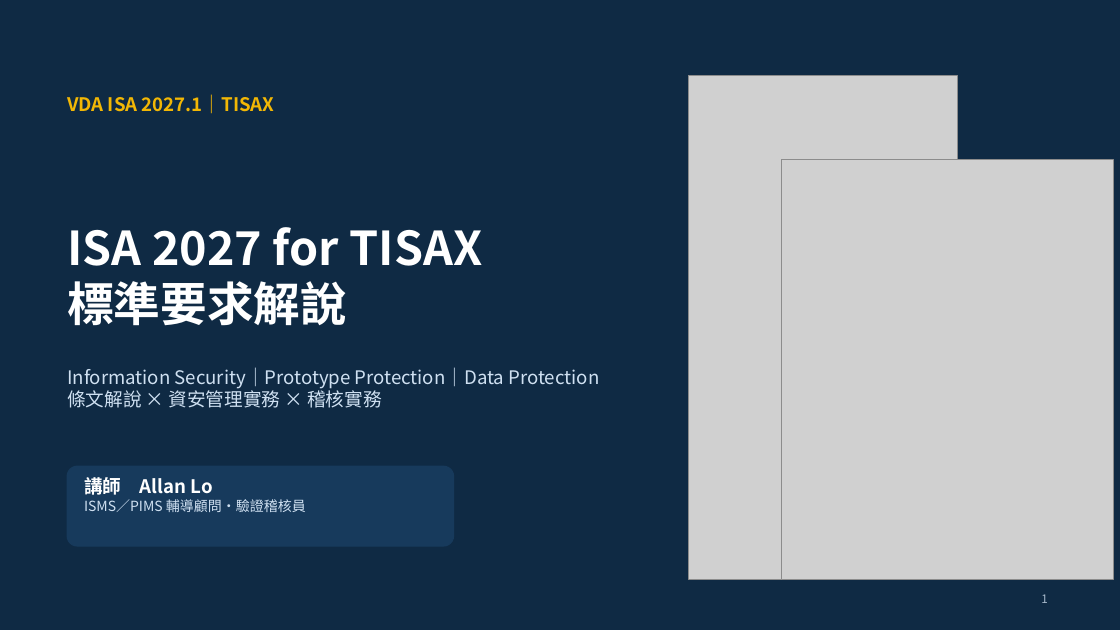
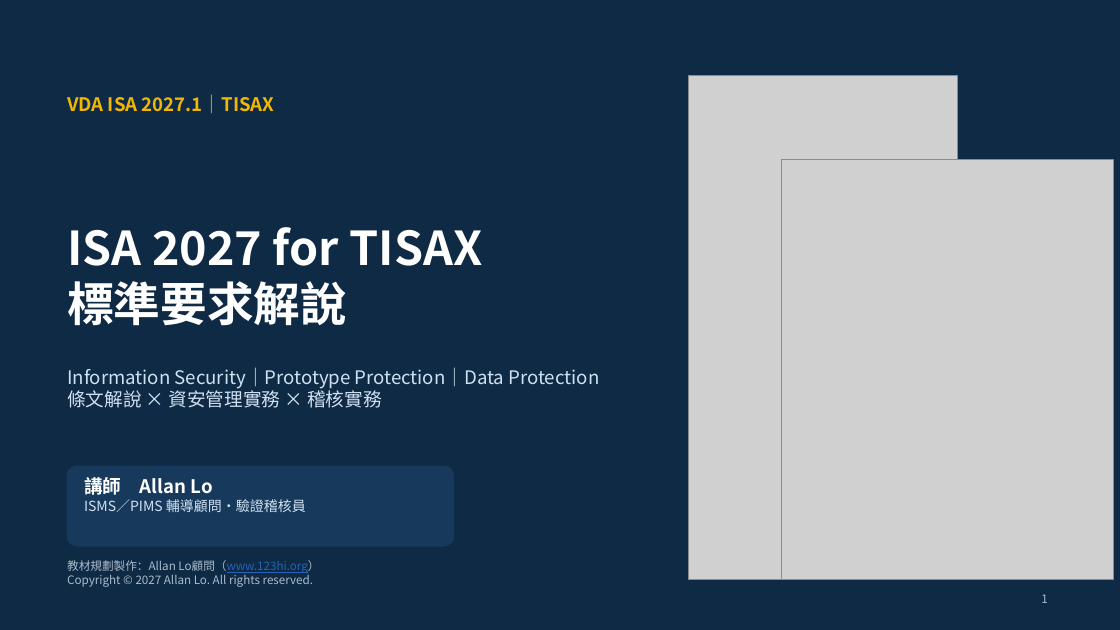
Before and after one commit to allanloplus/tisax, a slide deck: slide 1 of course/ISA2027_for_TISAX_標準要求解說_講師簡報.pptx. Drawn at 1120x630 pixels with LibreOffice and Linux fonts; fonts in the diff are those of the drawing; grey boxes stand for pictures. Boxes give left, top, right and bottom in pixels: in the first picture for what was removed or moved away, otherwise in the second. Text is boxed around its words. In the diff, an @@ line names an element or a change of style, - is before the commit and + after.

```diff
--- a/course/ISA2027_for_TISAX_標準要求解說_講師簡報.pptx
+++ b/course/ISA2027_for_TISAX_標準要求解說_講師簡報.pptx
@@ text added at bbox=[67, 560, 319, 587], 10 pt, text #A9BBCD @@
+教材規劃製作：Allan Lo顧問（www.123hi.org）
+Copyright © 2027 Allan Lo. All rights reserved.
```
Also in this commit, not shown: 131 other slides changed, 5 other files.
